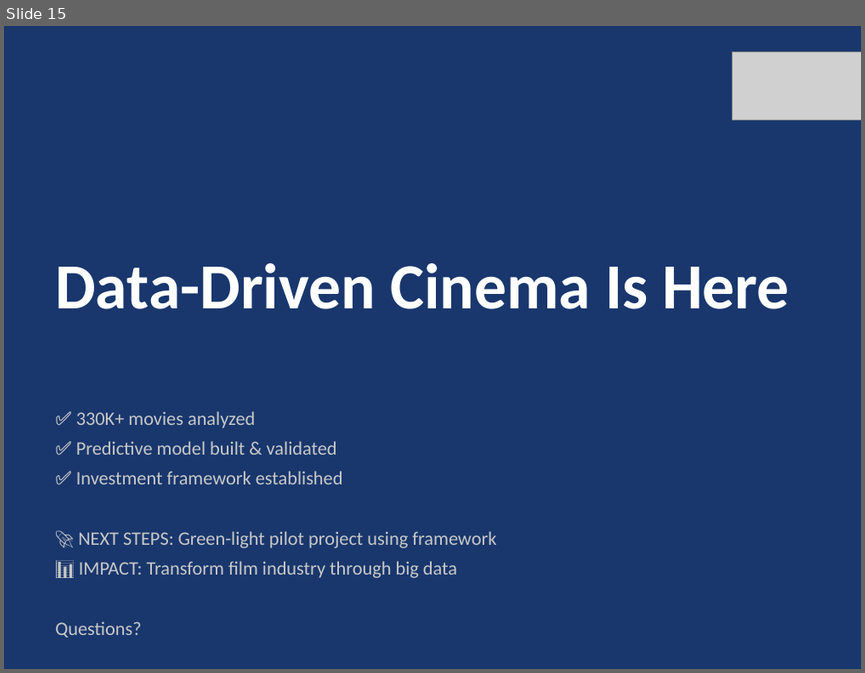
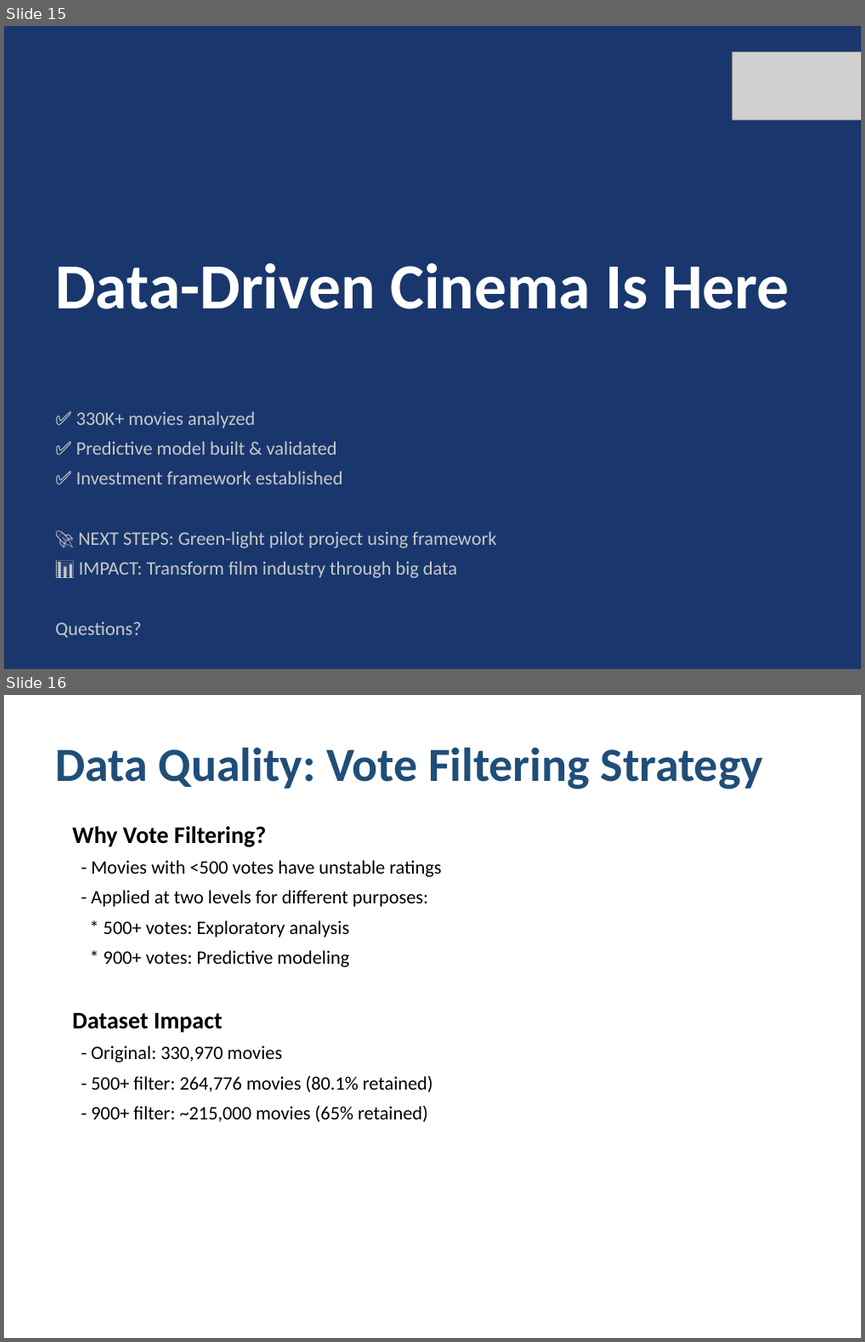
Before and after one commit to horacefonseca/bigdata_imdb_businesscase, a slide deck: presentation/IMDb_Business_Case_Presentation.pptx. Shown one above the other, each under a label of ours: slide 15 before the commit, slides 15 and 16 after it. The pictures are 865x673 and 865x1342 pixels, drawn with LibreOffice and Linux fonts; fonts in the diff are those of the drawing; grey boxes stand for pictures. Boxes give left, top, right and bottom in pixels: in the first picture for what was removed or moved away, otherwise in the second. Text is boxed around its words. In the diff, an @@ line names an element or a change of style, - is before the commit and + after.

```diff
--- a/presentation/IMDb_Business_Case_Presentation.pptx
+++ b/presentation/IMDb_Business_Case_Presentation.pptx
@@ slide 16 added at [4, 695, 861, 1338], background #FFFFFF @@
@@ text added at [55, 747, 763, 789], 40 pt, text #1F4E79, bold @@
+Data Quality: Vote Filtering Strategy
@@ text added at [72, 826, 441, 1122], 16 pt, text #000000 @@
+Why Vote Filtering?
+- Movies with <500 votes have unstable ratings
+- Applied at two levels for different purposes:
+* 500+ votes: Exploratory analysis
+* 900+ votes: Predictive modeling
+Dataset Impact
+- Original: 330,970 movies
+- 500+ filter: 264,776 movies (80.1% retained)
+- 900+ filter: ~215,000 movies (65% retained)
```
Also in this commit, not shown: 19 other slides added, 38 other files.
